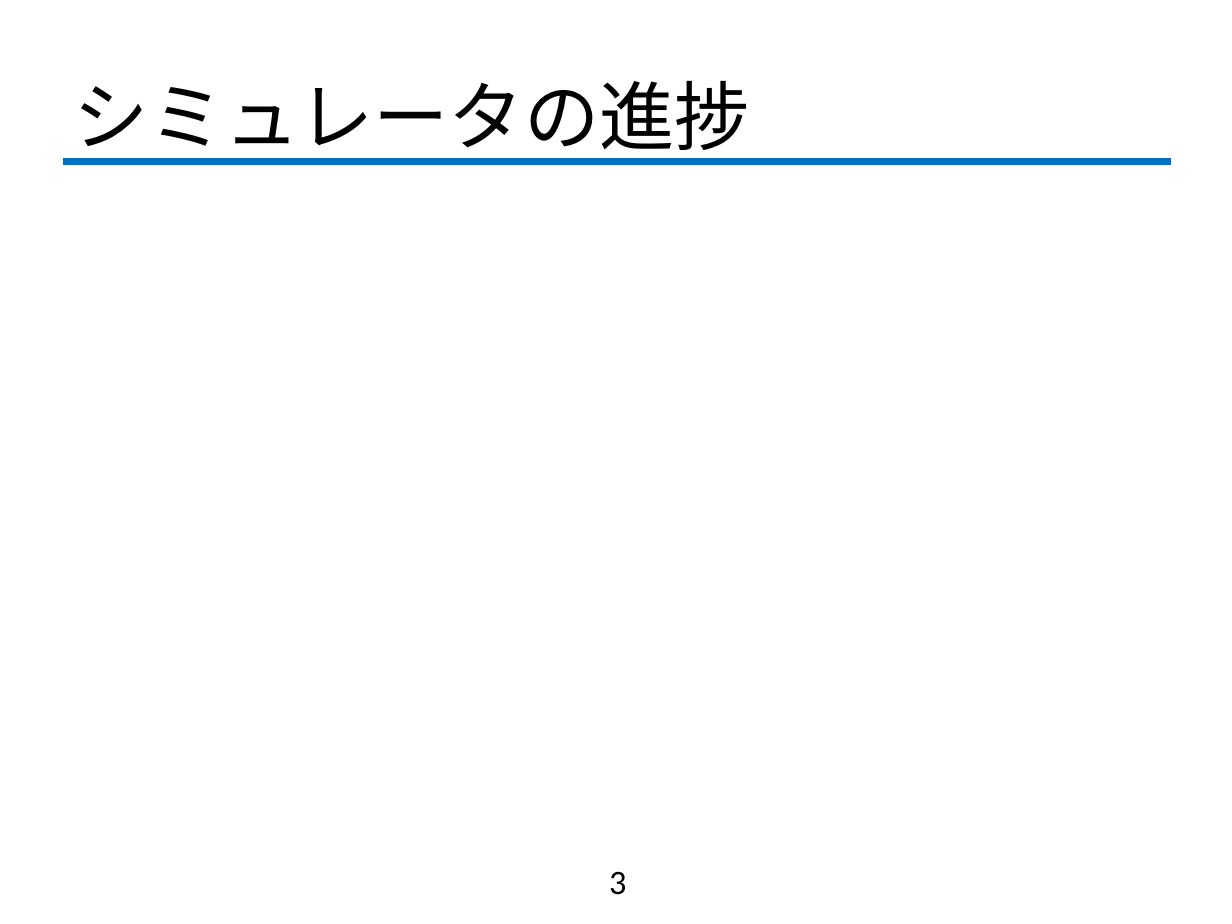
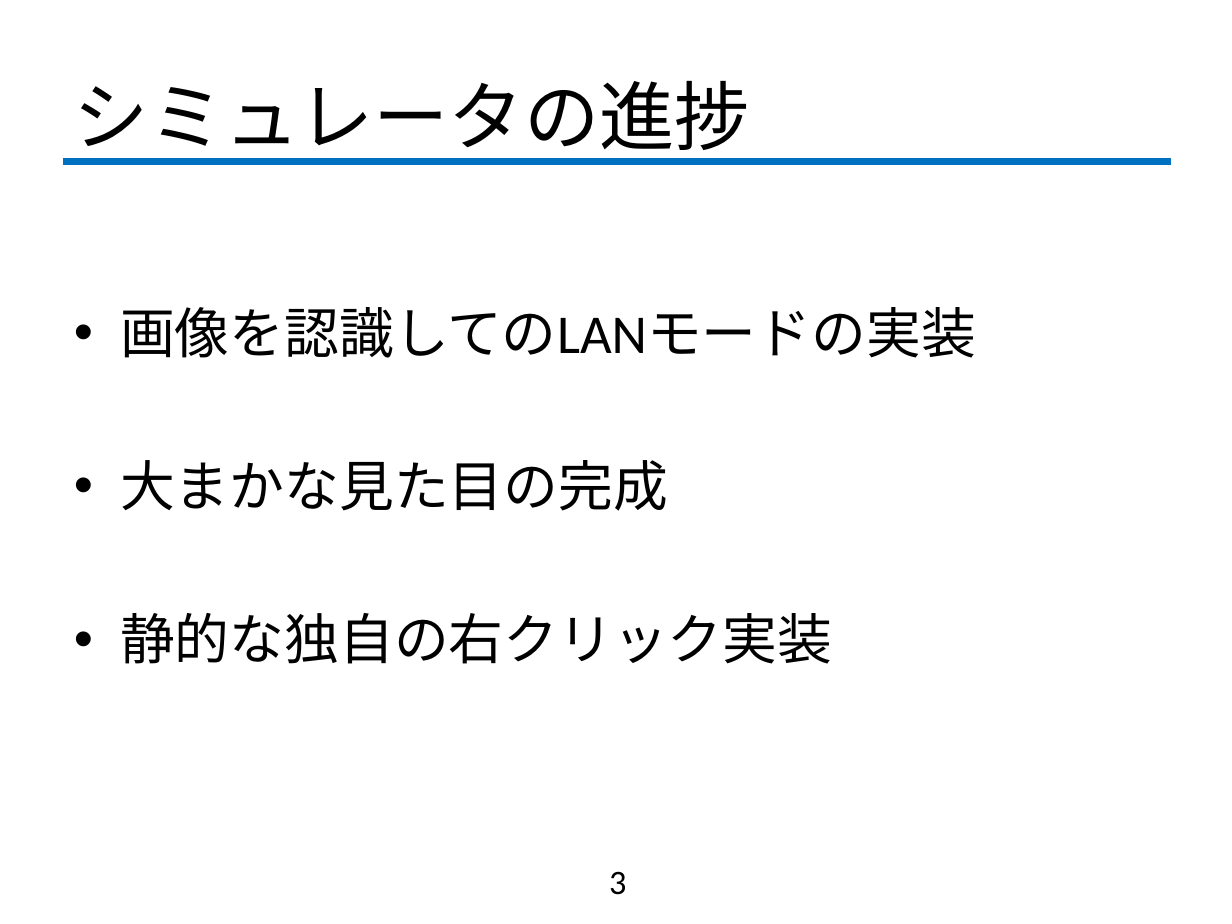
Before and after one commit to fujiLabo/fuji_simu, a slide deck: slide 3 of 1112進捗.pptx. Drawn at 1232x924 pixels with LibreOffice and Linux fonts; fonts in the diff are those of the drawing; background and template pictures are left out. Boxes give left, top, right and bottom in pixels: in the first picture for what was removed or moved away, otherwise in the second. Text is boxed around its words. In the diff, an @@ line names an element or a change of style, - is before the commit and + after.

Commit message:
進捗完成

```diff
--- a/1112進捗.pptx
+++ b/1112進捗.pptx
@@ text added at (120,307,976,664), 32 pt, text #000000 @@
+• 画像を認識してのLANモードの実装
+• 大まかな見た目の完成
+• 静的な独自の右クリック実装
```
Also in this commit, not shown: 2 other slides changed, 2 slides added, 1 other file.
